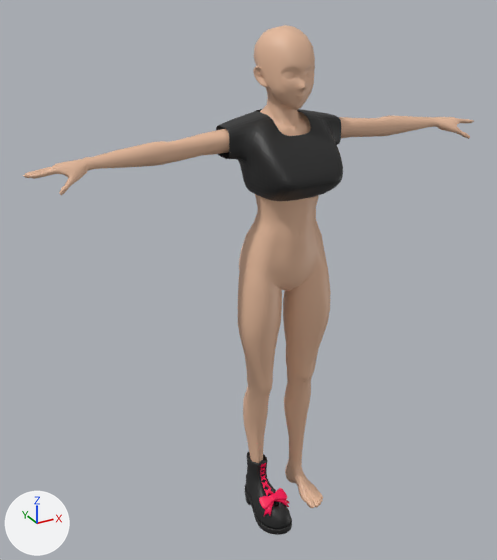
Two versions of the Blender file GameTemplate/Elzena.blend, one commit apart.
Camera for both pictures: a camera (50 mm lens) standing at (-1.006, -1.598, 1.631) and looking at (-0.088, 0.071, 0.796). The lights are fixed; the arrows at lower left show +X, +Y and +Z.

The first picture shows '服', '素体', '靴'.
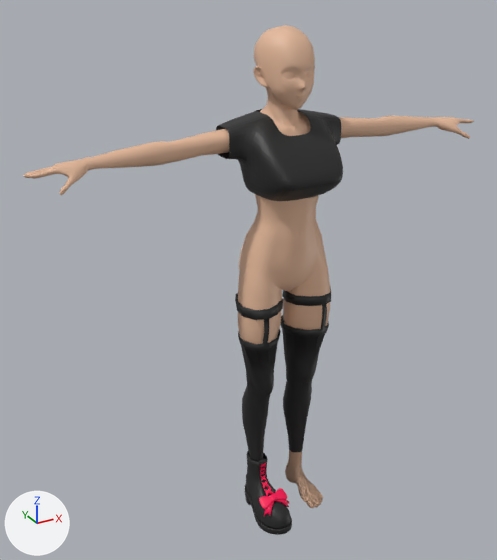
Pixel boxes [x1, y1, x2, y2] of what changed, in the pictures (497 x 560 px):
'ニーハイ', shown (black): after [235, 287, 331, 462]
part 1 of me_oldbody__2__002, built on (black): after [235, 287, 331, 352]

The change, as a diff of the scene's bpy script:
```diff
--- a/GameTemplate/Elzena.blend.py
+++ b/GameTemplate/Elzena.blend.py
@@ me_oldbody__2__002 @@
 # used by ob_ニーハイ; location = (0.0, 0.0, 0.0); rotation_euler = (1.571, 0.0, 0.0), in degrees (90, 0, 0)
-me_oldbody__2__002.from_pydata(...)  # 412 vertices, 575 faces; spans x -0.144..-0.017, y 0.0..0.615, z -0.092..0.122
+me_oldbody__2__002.from_pydata(...)  # 510 vertices, 672 faces; spans x -0.156..-0.009, y 0.0..0.757, z -0.098..0.122
+# me_oldbody__2__002 part 1
+# 1 vertex is removed from x -0.092, y 0.615, z -0.077
+# 4 faces are deleted
+# 91 vertices are added at x -0.156..-0.009, y 0.615..0.757, z -0.098..0.067
+# 8 new vertices lie (0.001, 0.0, -0.004) away from vertices in x -0.11..-0.094, y 0.644..0.727, z 0.056..0.067
+# 101 new faces join them
 me_oldbody__2__002.materials.append(mat_clothes)
@@ ob_ニーハイ @@
 _m = ob_ニーハイ.modifiers.new('ソリッド化', 'SOLIDIFY')
 _m.thickness = 0.005
-ob_ニーハイ.hide_set(True)
```
